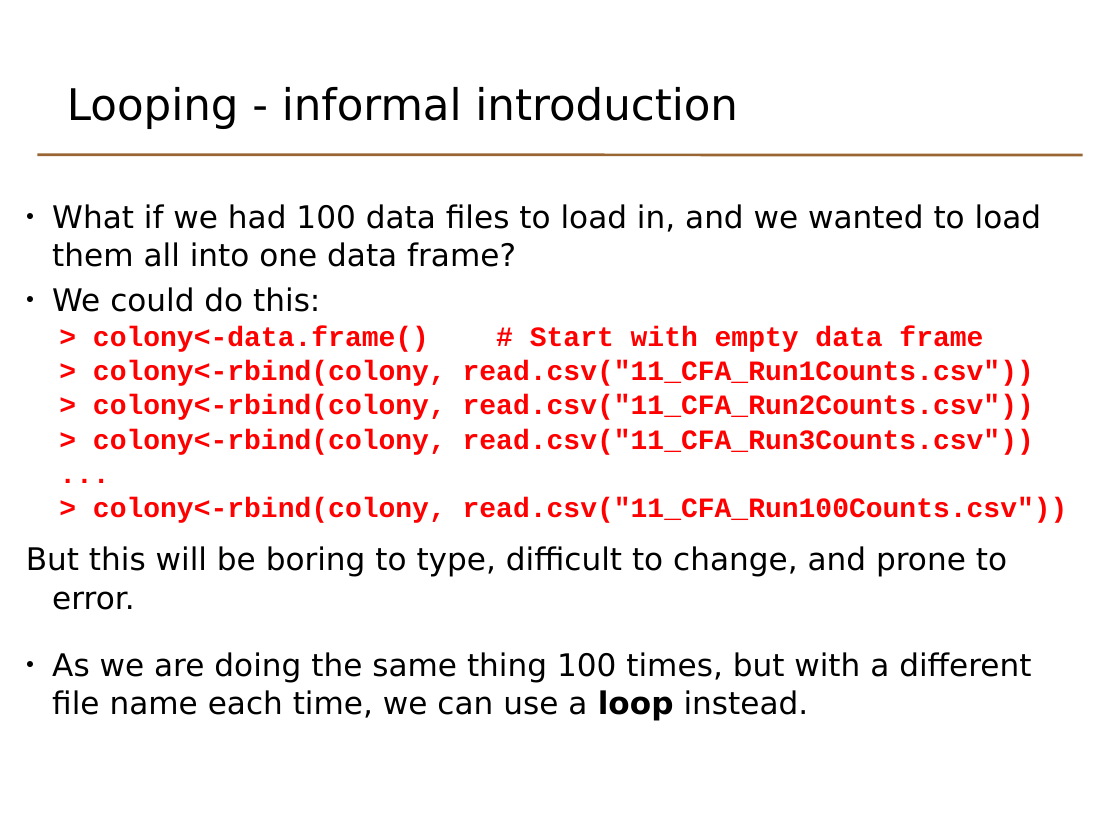
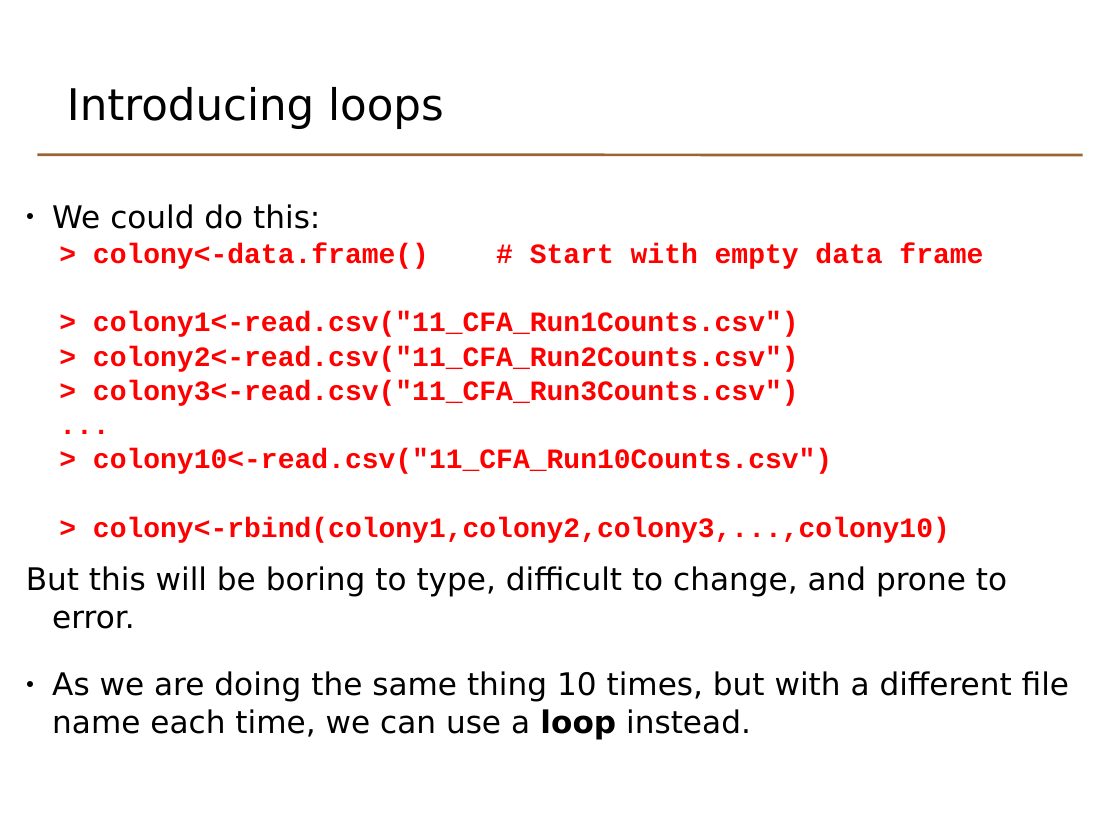
Before and after one commit to lgatto/TeachingMaterial, a slide deck: slide 8 of odp/basicr_day1_4_programming_techniques.odp (slide 4 before the commit). Drawn at 1120x840 pixels with LibreOffice and Linux fonts; fonts in the diff are those of the drawing. Boxes give left, top, right and bottom in pixels: in the first picture for what was removed or moved away, otherwise in the second. Text is boxed around its words. In the diff, an @@ line names an element or a change of style, - is before the commit and + after.

Commit message:
Add genome size exercise to introduction; explain character vectors; return list example; shift source instruction for patients dataframe; rewrite programming techniques section; add model formula explanation

```diff
--- a/odp/basicr_day1_4_programming_techniques.odp
+++ b/odp/basicr_day1_4_programming_techniques.odp
@@ title at [67, 87, 444, 129]: text changed @@
-Looping - informal introduction
+Introducing loops
@@ text at [52, 204, 1042, 267]: paragraph removed @@
-● What if we had 100 data files to load in, and we wanted to load them all into one data frame?
@@ text at [93, 311, 799, 406]: text changed @@
-> colony<-rbind(colony, read.csv("11_CFA_Run1Counts.csv"))
-> colony<-rbind(colony, read.csv("11_CFA_Run2Counts.csv"))
-> colony<-rbind(colony, read.csv("11_CFA_Run3Counts.csv"))
+> colony1<-read.csv("11_CFA_Run1Counts.csv")
+> colony2<-read.csv("11_CFA_Run2Counts.csv")
+> colony3<-read.csv("11_CFA_Run3Counts.csv")
@@ text at [93, 449, 950, 543]: text changed @@
-> colony<-rbind(colony, read.csv("11_CFA_Run100Counts.csv"))
+> colony10<-read.csv("11_CFA_Run10Counts.csv")
+> colony<-rbind(colony1,colony2,colony3,...,colony10)
@@ text at [52, 671, 1069, 740]: text changed @@
-● As we are doing the same thing 100 times, but with a different file name each time, we can use a loop instead.
+● As we are doing the same thing 10 times, but with a different file name each time, we can use a loop instead.
```
Also in this commit, not shown: 4 other slides changed, 6 slides added, 2 slides removed, 9 other files.
